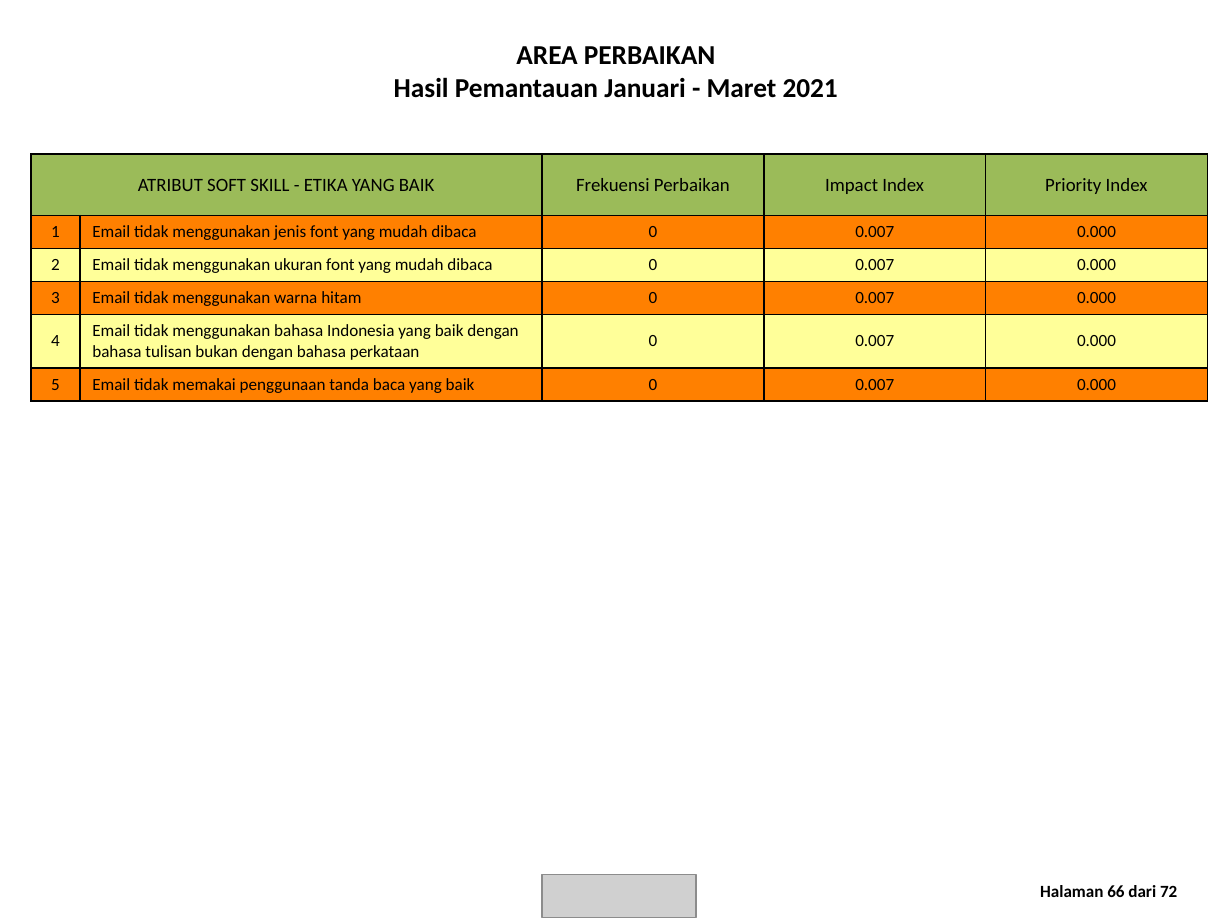
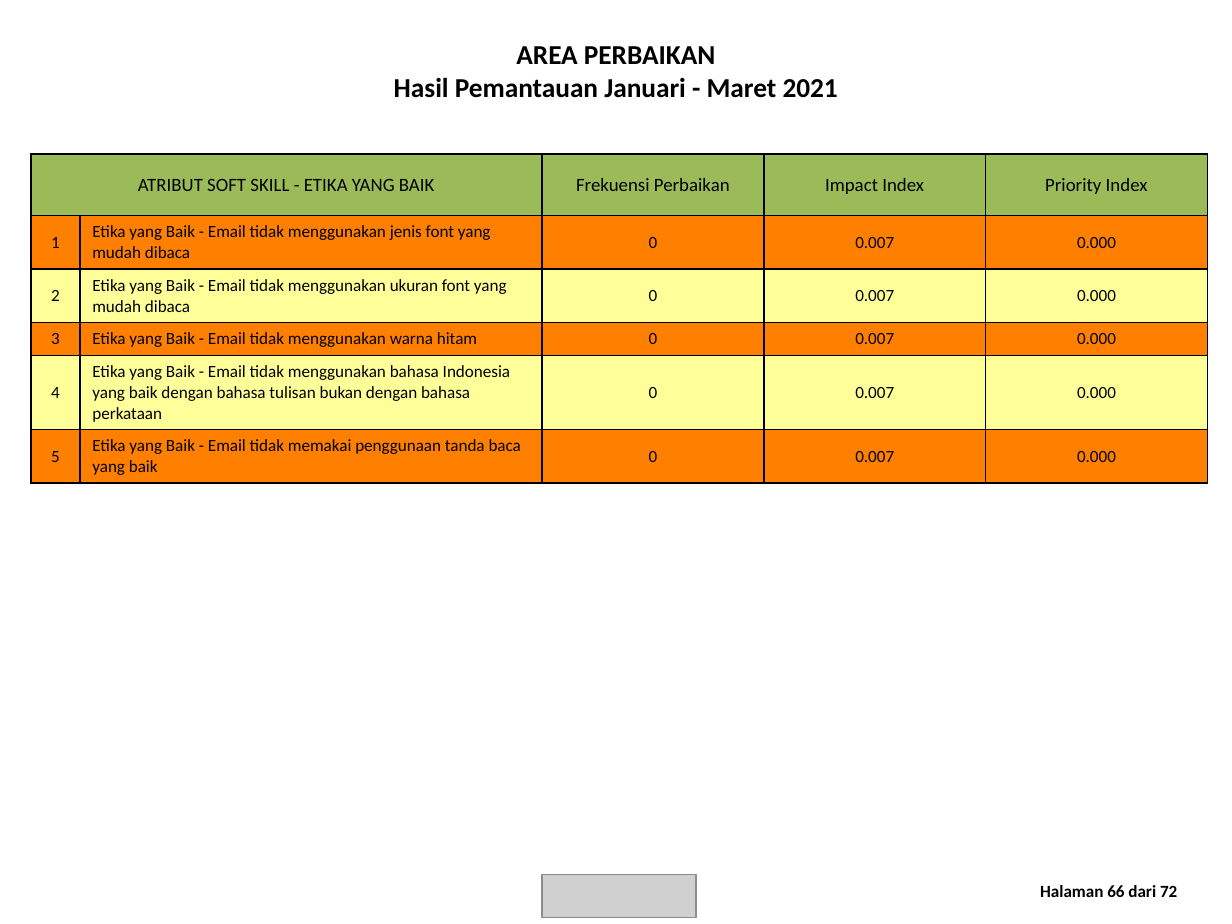
Before and after one commit to datateamFrontier/sei_automation, a slide deck: slide 67 of laporan/Laporan email customercare@commbank.co.id 2021.pptx. Drawn at 1232x924 pixels with LibreOffice and Linux fonts; fonts in the diff are those of the drawing; grey boxes stand for pictures. Boxes give left, top, right and bottom in pixels: in the first picture for what was removed or moved away, otherwise in the second. Text is boxed around its words. In the diff, an @@ line names an element or a change of style, - is before the commit and + after.

```diff
--- a/laporan/Laporan email customercare@commbank.co.id 2021.pptx
+++ b/laporan/Laporan email customercare@commbank.co.id 2021.pptx
@@ table at [31, 154, 1207, 479] @@
-row 2, column 2: Email tidak menggunakan jenis font yang mudah dibaca
+row 2, column 2: Etika yang Baik - Email tidak menggunakan jenis font yang mudah dibaca
-row 3, column 2: Email tidak menggunakan ukuran font yang mudah dibaca
+row 3, column 2: Etika yang Baik - Email tidak menggunakan ukuran font yang mudah dibaca
-row 4, column 2: Email tidak menggunakan warna hitam
+row 4, column 2: Etika yang Baik - Email tidak menggunakan warna hitam
-row 5, column 2: Email tidak menggunakan bahasa Indonesia yang baik dengan bahasa tulisan bukan dengan bahasa perkataan
+row 5, column 2: Etika yang Baik - Email tidak menggunakan bahasa Indonesia yang baik dengan bahasa tulisan bukan dengan bahasa perkataan
-row 6, column 2: Email tidak memakai penggunaan tanda baca yang baik
+row 6, column 2: Etika yang Baik - Email tidak memakai penggunaan tanda baca yang baik
```
Also in this commit, not shown: 39 other slides changed, 44 other files.
